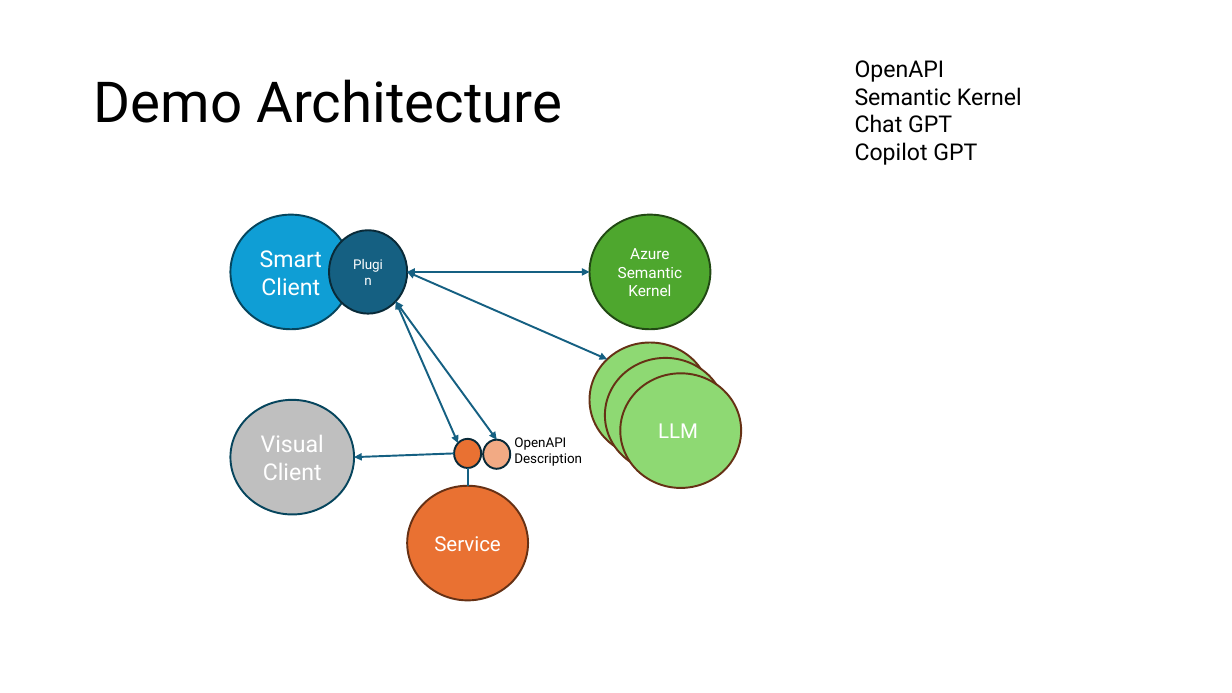
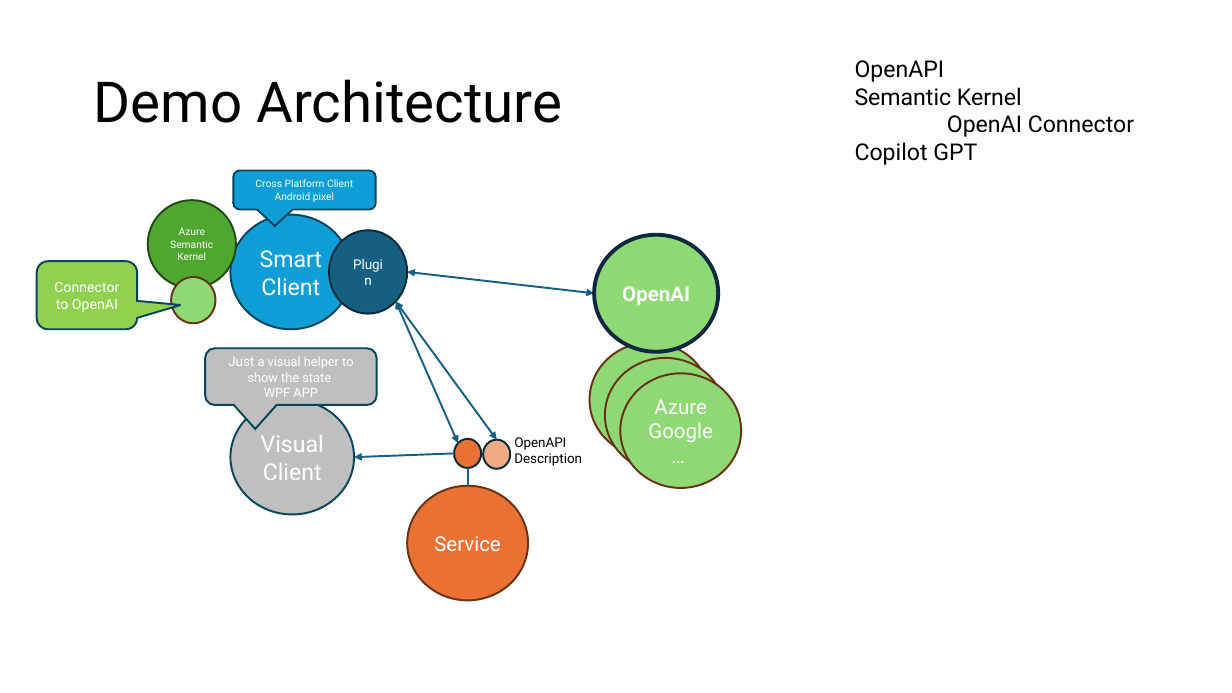
Before and after one commit to pierre01/AIKernelMCPClient, a slide deck: slide 1 of AI Friendly APIs.pptx. Drawn at 1232x693 pixels with LibreOffice and Linux fonts; fonts in the diff are those of the drawing. Boxes give left, top, right and bottom in pixels: in the first picture for what was removed or moved away, otherwise in the second. Text is boxed around its words. In the diff, an @@ line names an element or a change of style, - is before the commit and + after.

```diff
--- a/AI Friendly APIs.pptx
+++ b/AI Friendly APIs.pptx
@@ text at (x1=947, y1=115, x2=1134, y2=137): text changed @@
-Chat GPT
+OpenAI Connector
@@ rounded speech box added at (x1=233, y1=171, x2=375, y2=210), fill #0F9ED5, outline #07455D 1.5 pt, 8 pt, text #FFFFFF @@
+Cross Platform Client Android pixel
@@ ellipse "Azure Semantic Kernel" resized from (x1=590, y1=214, x2=711, y2=329) to (x1=148, y1=201, x2=236, y2=288) @@
@@ ellipse "Azure Semantic Kernel" at (x1=148, y1=201, x2=236, y2=288): size 12 to 8 pt @@
@@ ellipse added at (x1=594, y1=235, x2=718, y2=352), fill #8ED973, outline #0E2841 3 pt, 16 pt, text #FFFFFF, bold @@
+OpenAI
@@ rounded speech box added at (x1=37, y1=262, x2=138, y2=330), fill #92D050, outline #07455D 1.5 pt, 11 pt, text #FFFFFF @@
+Connector to OpenAI
@@ ellipse added at (x1=171, y1=277, x2=215, y2=323), fill #8ED973, outline #663216 1.5 pt @@
@@ double arrow moved from (408, 272) - (607, 360) to (408, 272) - (594, 293) @@
@@ double arrow removed from (408, 272) to (590, 272) @@
@@ rounded speech box added at (x1=205, y1=348, x2=376, y2=405), fill #BFBFBF, outline #07455D 1.5 pt, 10 pt, text #FFFFFF @@
+Just a visual helper to show the state
+WPF APP
@@ text in ellipse at (x1=648, y1=399, x2=713, y2=442): text changed @@
-LLM
+Azure
+Google…
```
Also in this commit, not shown: 1 slide added, 17 other files.
